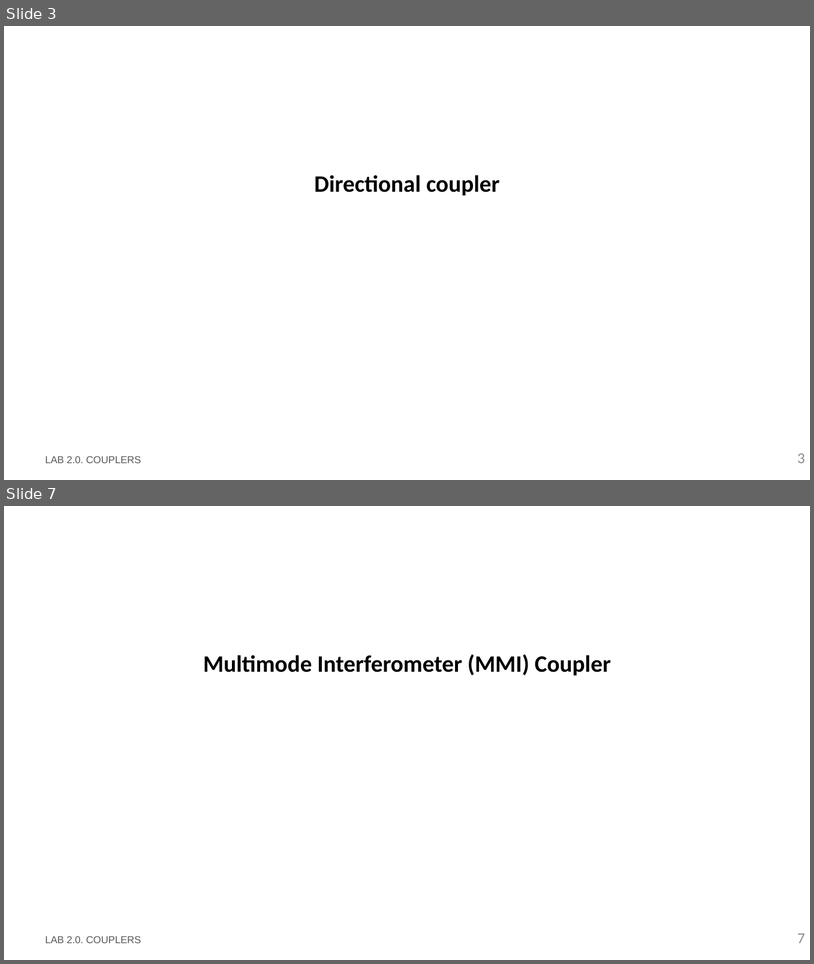
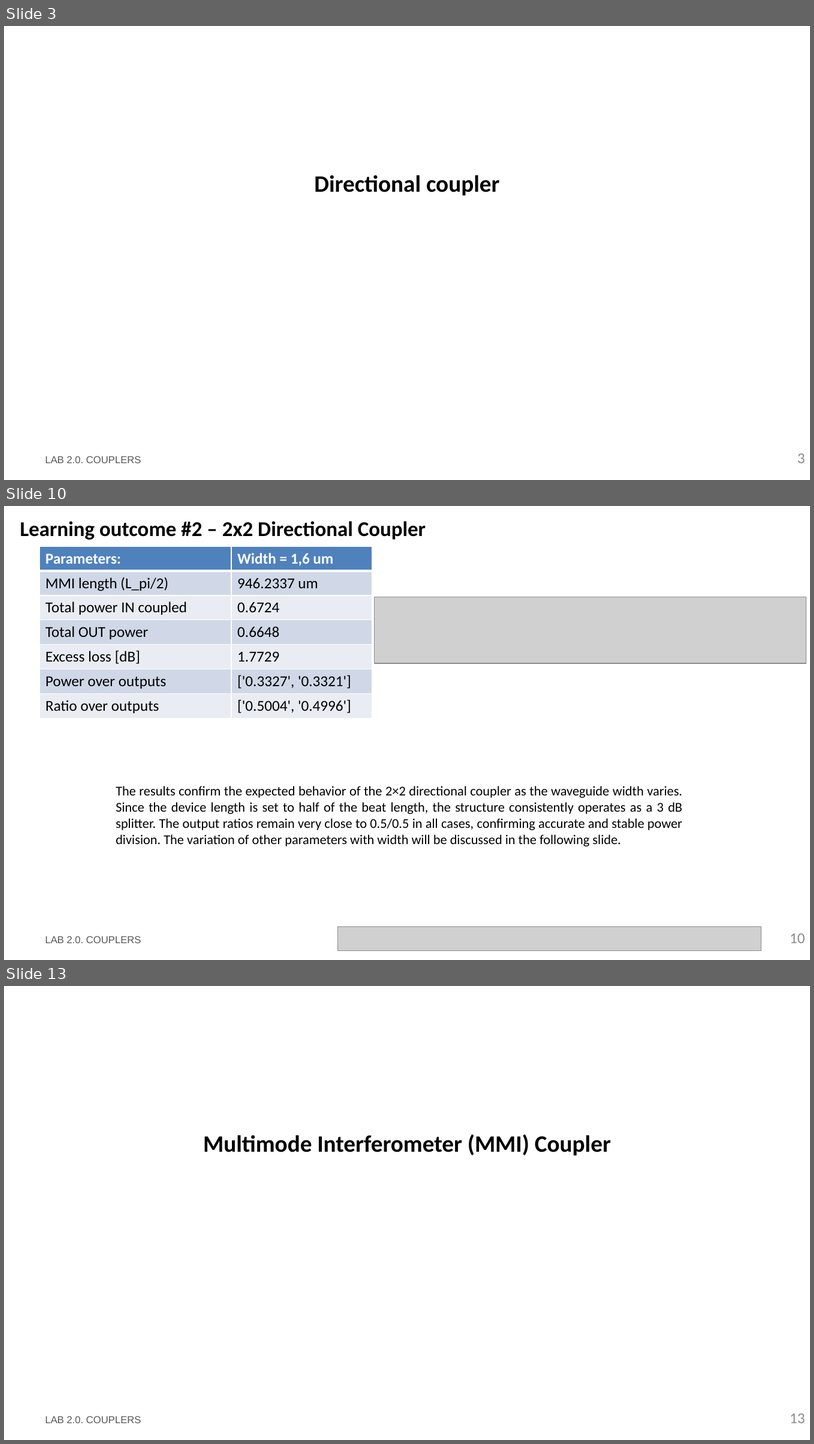
Before and after one commit to mromgar1/pic-upv-lab2, a slide deck: LabBook_20.pptx. Shown one above the other, each under a label of ours: slides 3 and 7 before the commit, slides 3, 10 and 13 after it; the slides between them are not shown. The pictures are 814x964 and 814x1444 pixels, drawn with LibreOffice and Linux fonts; fonts in the diff are those of the drawing; grey boxes stand for pictures; background and template pictures are left out. Boxes give left, top, right and bottom in pixels: in the first picture for what was removed or moved away, otherwise in the second. Text is boxed around its words. In the diff, an @@ line names an element or a change of style, - is before the commit and + after.

```diff
--- a/LabBook_20.pptx
+++ b/LabBook_20.pptx
@@ slide 10 added at (4,506,810,960), background #FFFFFF @@
@@ title added at (20,521,426,540), 25 pt, text #000000, bold @@
+Learning outcome #2 – 2x2 Directional Coupler
@@ table added at (39,547,372,718), 7 rows, 2 columns @@
+Parameters: | Width = 1,6 um
+MMI length (L_pi/2) | 946.2337 um
+Total power IN coupled | 0.6724
+Total OUT power | 0.6648
+Excess loss [dB] | 1.7729
+Power over outputs | ['0.3327', '0.3321']
+Ratio over outputs | ['0.5004', '0.4996']
@@ picture added at (375,597,807,663) @@
@@ text added at (116,786,683,846), 16 pt, text #000000 @@
+The results confirm the expected behavior of the 2×2 directional coupler as the waveguide width varies. Since the device length is set to half of the beat length, the structure consistently operates as a 3 dB splitter. The output ratios remain very close to 0.5/0.5 in all cases, confirming accurate and stable power division. The variation of other parameters with width will be discussed in the following slide.
@@ text added at (45,936,141,943), 12 pt, text #585858 @@
+LAB 2.0. COUPLERS
@@ picture added at (338,927,762,951) @@
@@ page number added at (790,933,806,943), 18 pt, text #8C8C8C @@
+10
@@ what was slide 7 is now slide 13 @@
@@ page number at (790,1413,806,1423): text changed @@
-7
+13
```
Also in this commit, not shown: 4 slides changed, 11 other slides added, 8 slides removed, 1 other file.
